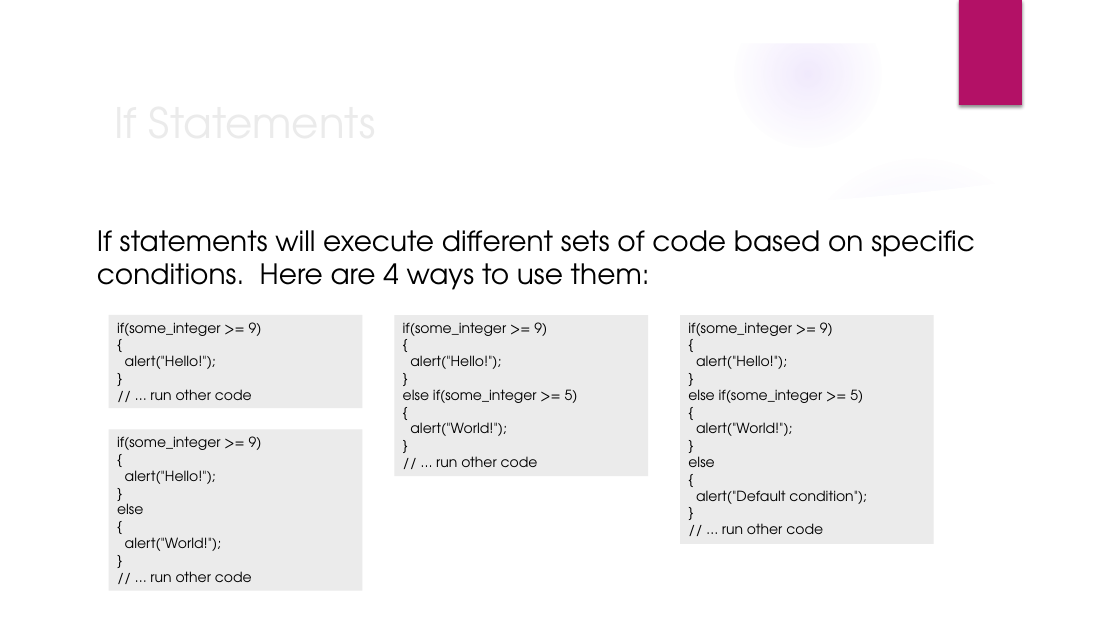
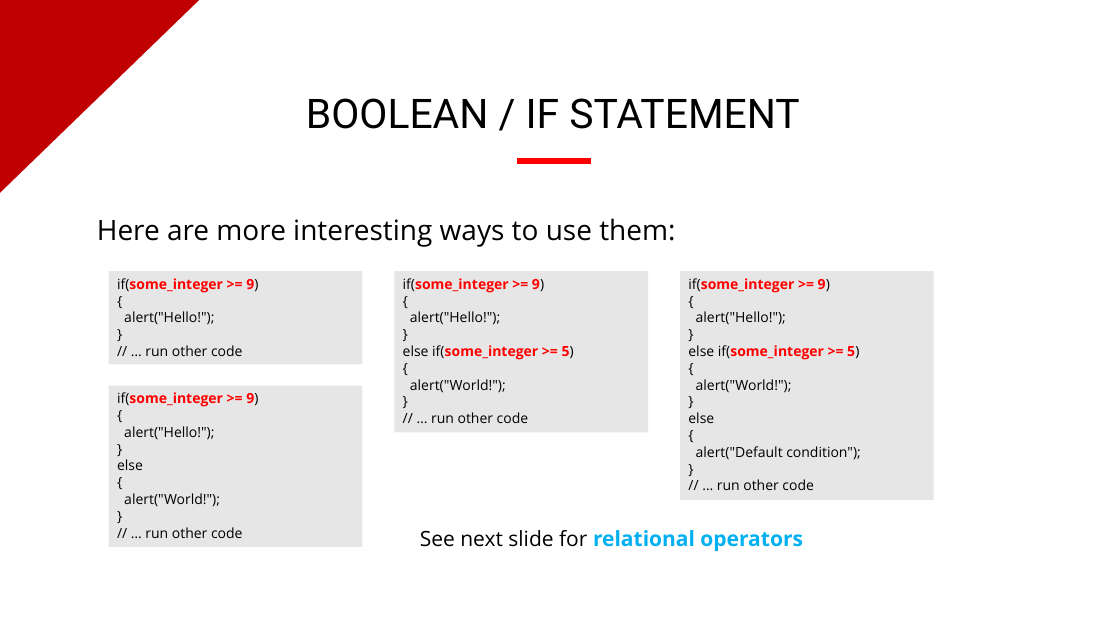
Before and after one commit to evermight/fullstack-training, a slide deck: slide 7 of crash-course/20230624-shell-js-python-php/fundamentals-of-coding.pptx (slide 13 before the commit). Drawn at 1120x630 pixels with LibreOffice and Linux fonts; fonts in the diff are those of the drawing; background and template pictures are left out. Boxes give left, top, right and bottom in pixels: in the first picture for what was removed or moved away, otherwise in the second. Text is boxed around its words. In the diff, an @@ line names an element or a change of style, - is before the commit and + after.

Commit message:
preparing if statements

```diff
--- a/crash-course/20230624-shell-js-python-php/fundamentals-of-coding.pptx
+++ b/crash-course/20230624-shell-js-python-php/fundamentals-of-coding.pptx
@@ group removed at box(0, 0, 1120, 630): 5 ellipses, 3 freeform shapes @@
@@ right triangle added at box(0, 0, 200, 193), fill #C00000 @@
@@ rectangle removed at box(959, 0, 1022, 105) @@
@@ text added at box(306, 98, 799, 129), 35 pt, text #000000 @@
+BOOLEAN / IF STATEMENT
@@ rectangle added at box(518, 159, 591, 163), fill #FF0000, outline #FF0000 1 pt @@
@@ text at box(97, 218, 675, 247): text changed; font TeX Gyre Adventor to Open Sans @@
-If statements will execute different sets of code based on specific conditions. Here are 4 ways to use them:
+Here are more interesting ways to use them:
@@ title removed at box(97, 230, 268, 264) @@
-If Statements
@@ rectangle "if(some_integer >= 9)" at box(108, 271, 362, 365): font TeX Gyre Adventor to Open Sans; text colour #000000 to #FF0000, bold on in "if(some_integer >= 9)"; fill #EBEBEB to #E7E6E6 @@
@@ 4 rectangles: place and size @@
-4 rectangles at box(108, 315, 934, 591)
+4 rectangles at box(108, 271, 934, 547)
@@ rectangle "if(some_integer >= 9)" at box(395, 271, 649, 433): font TeX Gyre Adventor to Open Sans; text colour #000000 to #FF0000, bold on in "if(some_integer >= 9)", "if(some_integer >= 5)"; fill #EBEBEB to #E7E6E6 @@
@@ rectangle "if(some_integer >= 9)" at box(681, 271, 934, 501): font TeX Gyre Adventor to Open Sans; text colour #000000 to #FF0000, bold on in "if(some_integer >= 9)", "if(some_integer >= 5)"; fill #EBEBEB to #E7E6E6 @@
@@ rectangle "if(some_integer >= 9)" at box(108, 386, 362, 547): font TeX Gyre Adventor to Open Sans; text colour #000000 to #FF0000, bold on in "if(some_integer >= 9)"; fill #EBEBEB to #E7E6E6 @@
@@ text added at box(420, 530, 803, 551), 18 pt, text #00B0F0, bold @@
+See next slide for relational operators
```
Also in this commit, not shown: 6 other slides changed, 22 slides added, 10 slides removed, 18 other files.
